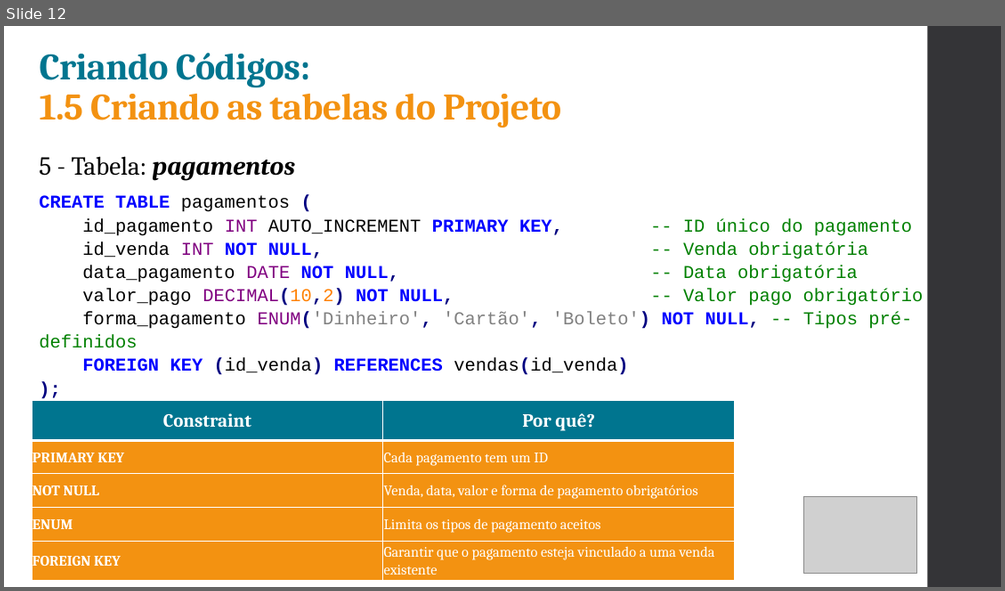
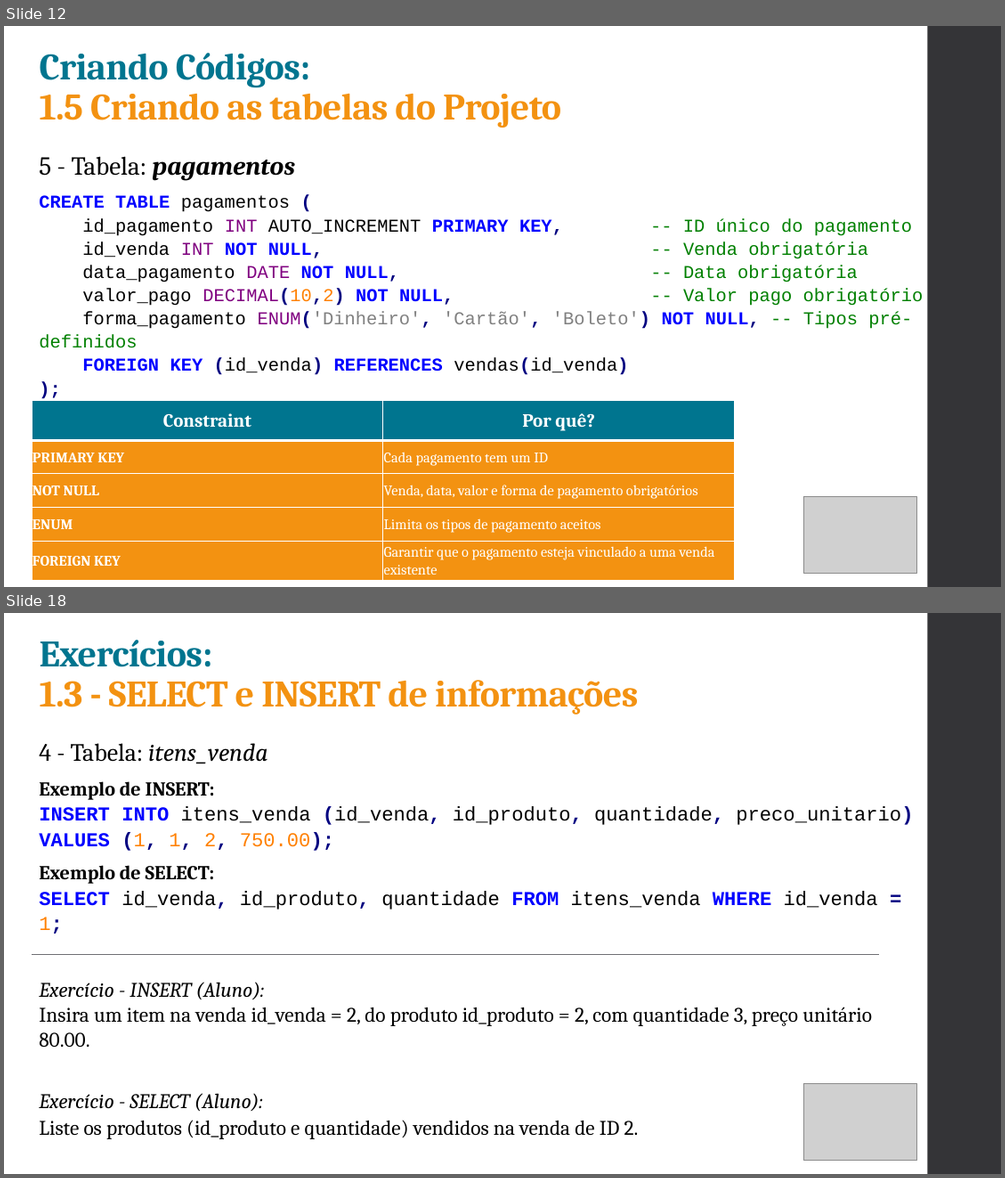
Before and after one commit to ruanSTT/database-mysql, a slide deck: Aula 02/Aula02.pptx. Shown one above the other, each under a label of ours: slide 12 before the commit, slides 12 and 18 after it; the slides between them are not shown. The pictures are 1005x591 and 1005x1178 pixels, drawn with LibreOffice and Linux fonts; fonts in the diff are those of the drawing; grey boxes stand for pictures. Boxes give left, top, right and bottom in pixels: in the first picture for what was removed or moved away, otherwise in the second. Text is boxed around its words. In the diff, an @@ line names an element or a change of style, - is before the commit and + after.

```diff
--- a/Aula 02/Aula02.pptx
+++ b/Aula 02/Aula02.pptx
@@ slide 18 added at (x1=4, y1=613, x2=1001, y2=1174), background #FFFFFF; not listed: 1 template element that a slide beside it also shows @@
@@ title added at (x1=40, y1=640, x2=638, y2=714), 36 pt, text #F39211, bold @@
+Exercícios:
+1.3 - SELECT e INSERT de informações
@@ text added at (x1=39, y1=743, x2=913, y2=1139), 20 pt, text #000000 @@
+4 - Tabela: itens_venda
+Exemplo de INSERT:
+INSERT INTO itens_venda (id_venda, id_produto, quantidade, preco_unitario)
+VALUES (1, 1, 2, 750.00);
+Exemplo de SELECT:
+SELECT id_venda, id_produto, quantidade FROM itens_venda WHERE id_venda = 1;
+Exercício - INSERT (Aluno):
+Insira um item na venda id_venda = 2, do produto id_produto = 2, com quantidade 3, preço unitário 80.00.
+Exercício - SELECT (Aluno):
+Liste os produtos (id_produto e quantidade) vendidos na venda de ID 2.
@@ line added from (32, 954) to (879, 954), #6F6F74 0.75 pt @@
@@ picture added at (x1=803, y1=1083, x2=917, y2=1159) @@
```
Also in this commit, not shown: 6 other slides added, 1 other file.
